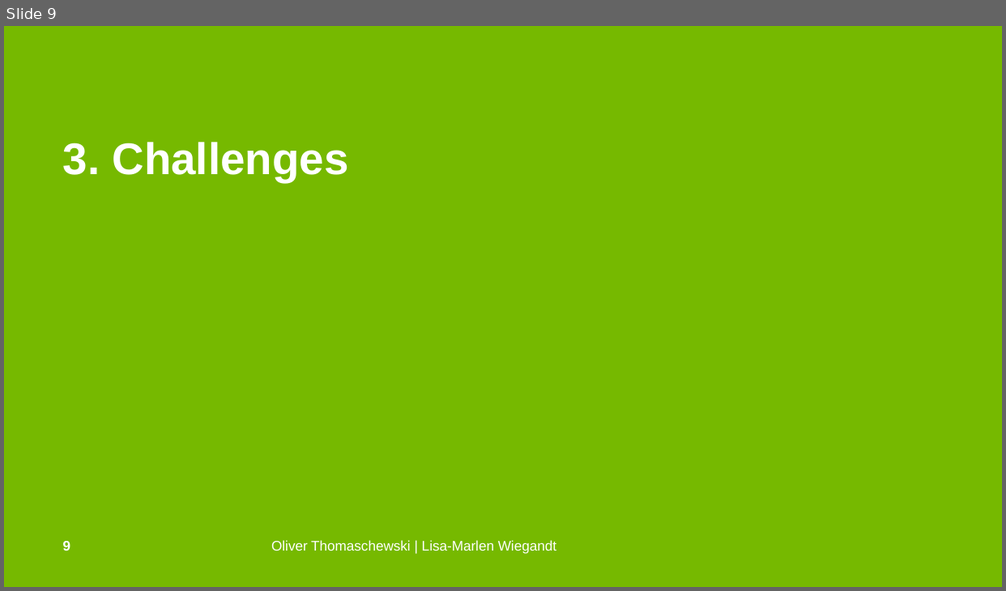
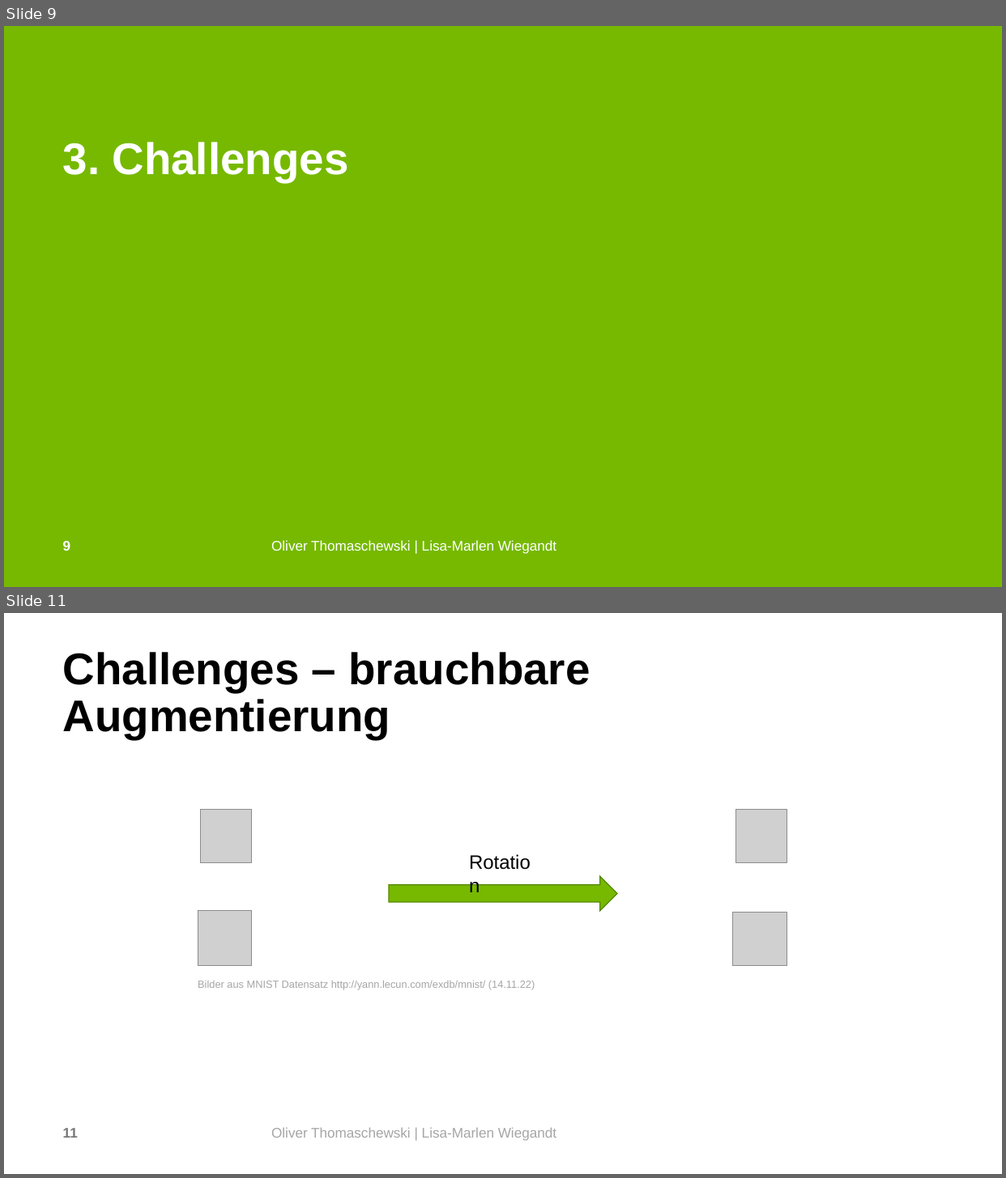
Before and after one commit to OliverThomaschewski/data_augmentation, a slide deck: Präsi.pptx. Shown one above the other, each under a label of ours: slide 9 before the commit, slides 9 and 11 after it; the slides between them are not shown. The pictures are 1006x591 and 1006x1178 pixels, drawn with LibreOffice and Linux fonts; fonts in the diff are those of the drawing; grey boxes stand for pictures; background and template pictures are left out. Boxes give left, top, right and bottom in pixels: in the first picture for what was removed or moved away, otherwise in the second. Text is boxed around its words. In the diff, an @@ line names an element or a change of style, - is before the commit and + after.

```diff
--- a/Präsi.pptx
+++ b/Präsi.pptx
@@ slide 11 added at (4, 613, 1002, 1174), background #FFFFFF @@
@@ title added at (63, 652, 590, 739), 42.7 pt, text #000000, bold @@
+Challenges – brauchbare Augmentierung
@@ picture added at (200, 809, 252, 863) @@
@@ picture added at (735, 809, 787, 863) @@
@@ text added at (469, 850, 537, 876), 18.7 pt, text #000000 @@
+      Rotation
@@ right arrow added at (389, 876, 617, 911), fill #76B900, outline #578900 1 pt @@
@@ picture added at (198, 911, 252, 965) @@
@@ picture added at (733, 912, 787, 966) @@
@@ text added at (198, 981, 535, 990), 10 pt, text #A6A6A6 @@
+Bilder aus MNIST Datensatz http://yann.lecun.com/exdb/mnist/ (14.11.22)
@@ page number added at (63, 1128, 78, 1138), 13.3 pt, text #787878, bold @@
+11
@@ text added at (271, 1127, 556, 1141), 13.3 pt, text #A6A6A6 @@
+Oliver Thomaschewski | Lisa-Marlen Wiegandt
```
Also in this commit, not shown: 12 slides changed, 11 other slides added, 1 slide removed, 1 other file.
